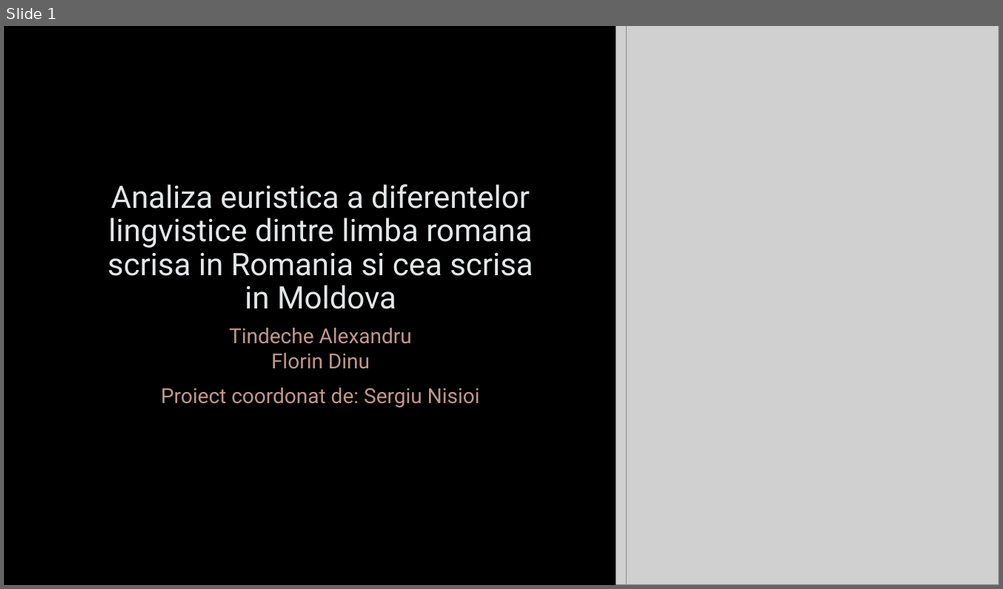
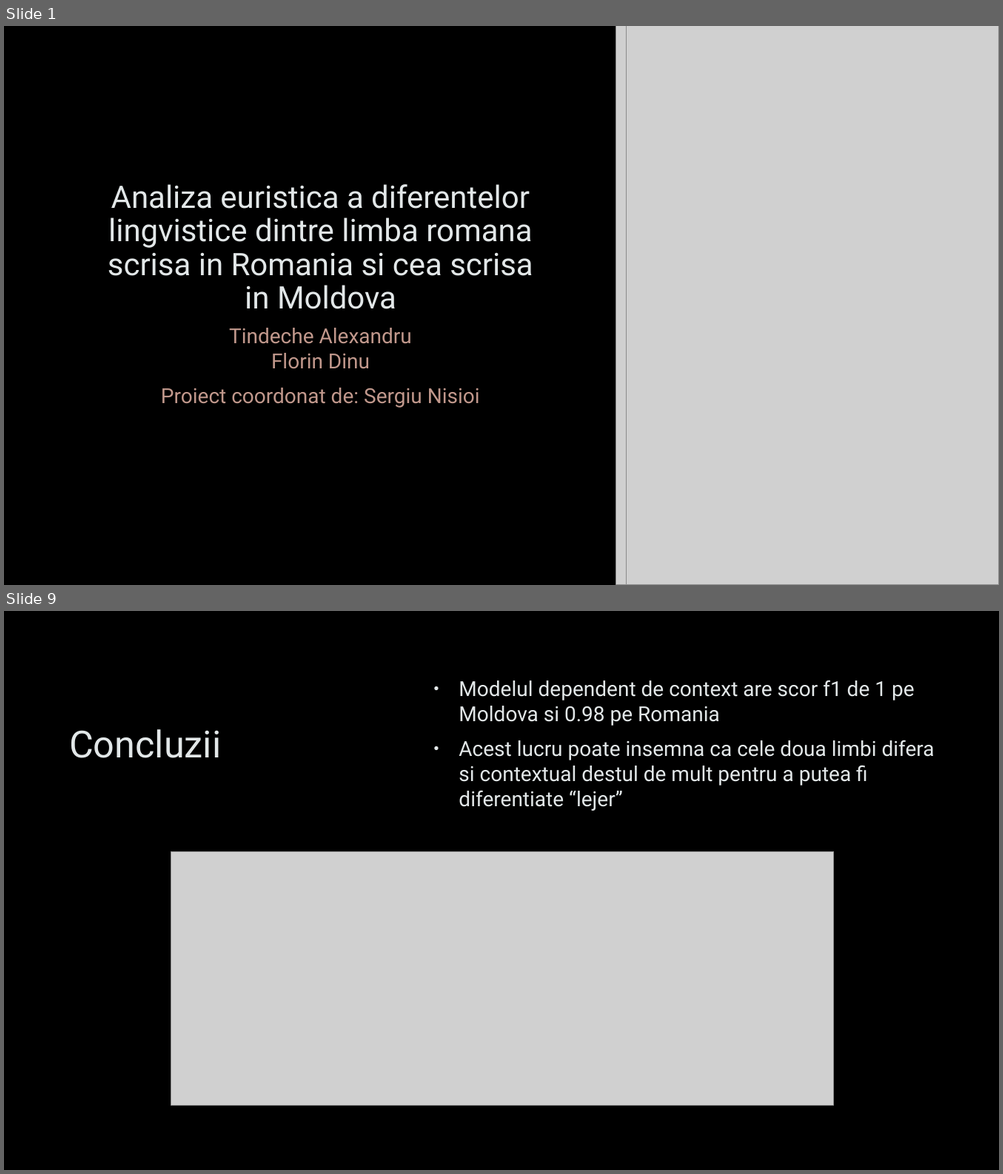
Before and after one commit to AlexTindeche/Romanian-Language-Study_Romania-Moldova, a slide deck: Presentation.pptx. Shown one above the other, each under a label of ours: slide 1 before the commit, slides 1 and 9 after it; the slides between them are not shown. The pictures are 1003x589 and 1003x1174 pixels, drawn with LibreOffice and Linux fonts; fonts in the diff are those of the drawing; grey boxes stand for pictures; background and template pictures are left out. Boxes give left, top, right and bottom in pixels: in the first picture for what was removed or moved away, otherwise in the second. Text is boxed around its words. In the diff, an @@ line names an element or a change of style, - is before the commit and + after.

```diff
--- a/Presentation.pptx
+++ b/Presentation.pptx
@@ slide 9 added at box(4, 611, 999, 1170), background picture (left out) @@
@@ text added at box(458, 680, 934, 811), 20 pt, text #E2E7E8 @@
+• Modelul dependent de context are scor f1 de 1 pe Moldova si 0.98 pe Romania
+• Acest lucru poate insemna ca cele doua limbi difera si contextual destul de mult pentru a putea fi diferentiate “lejer”
@@ title added at box(69, 729, 221, 758), 36 pt, text #E2E7E8 @@
+Concluzii
@@ picture added at box(171, 852, 834, 1105) @@
```
Also in this commit, not shown: 1 slide changed, 7 other slides added, 3 other files.
